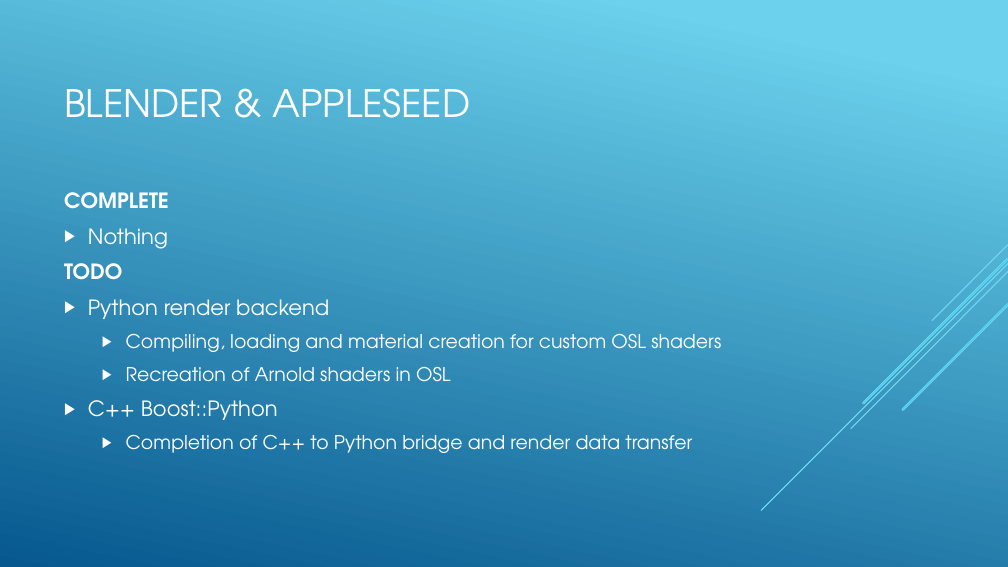
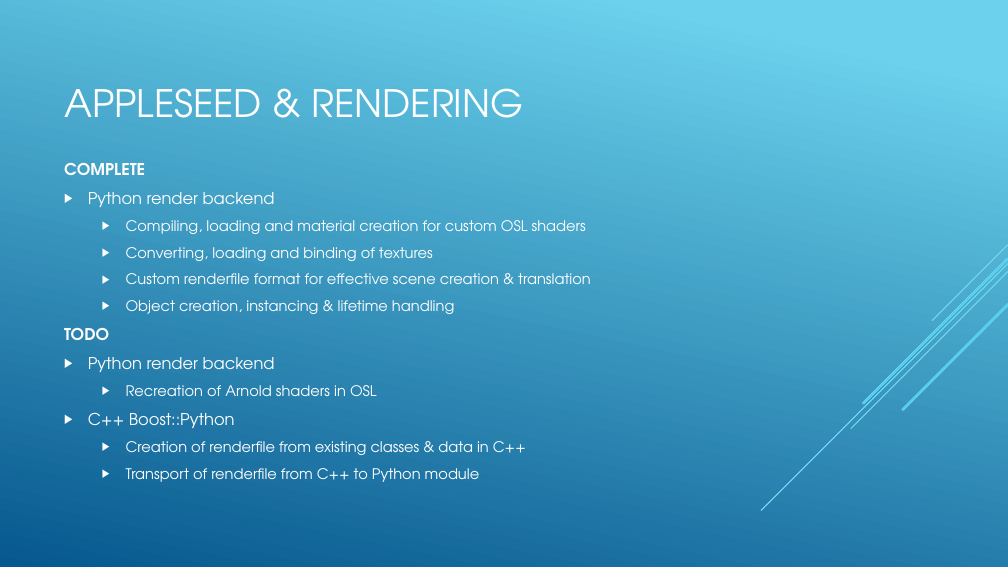
Before and after one commit to dralois/PR-Rendering, a slide deck: slide 2 of doc/Status.pptx. Drawn at 1008x567 pixels with LibreOffice and Linux fonts; fonts in the diff are those of the drawing. Boxes give left, top, right and bottom in pixels: in the first picture for what was removed or moved away, otherwise in the second. Text is boxed around its words. In the diff, an @@ line names an element or a change of style, - is before the commit and + after.

Commit message:
Added texture system & converter & shaders
- Changed renderfile shader format (for textures)
- Added texture manager & texture system to shader translator
- Added closure shaders (effect, diffuse) & texture shader
- Updated shader compiler to not compile every time
- Added texture converter tool
- Added glTF mesh loading (untested)
- Updated various classes accordingly
- Updated renderfile documentation accordingly
- Updated status presentation

```diff
--- a/doc/Status.pptx
+++ b/doc/Status.pptx
@@ title at [64, 88, 524, 118]: text changed @@
-BLENDER & APPLESEED
+APPLESEED & RENDERING
@@ text at [64, 163, 377, 428]: size 20 to 15.5 pt in "COMPLETE", "TODO", "Python render backend", "C++ Boost::Python"; size 18 to 13.9 pt in "Recreation of Arnold shaders in OSL" @@
@@ text at [88, 192, 591, 314]: text changed; size 20 to 13.9 pt @@
-▶ Nothing
+▶ Python render backend
+  ▶ Compiling, loading and material creation for custom OSL shaders
+  ▶ Converting, loading and binding of textures
+  ▶ Custom renderfile format for effective scene creation & translation
+  ▶ Object creation, instancing & lifetime handling
@@ text at [126, 334, 721, 352]: paragraph removed @@
-  ▶ Compiling, loading and material creation for custom OSL shaders
@@ text at [126, 441, 526, 482]: text changed; size 18 to 13.9 pt @@
-  ▶ Completion of C++ to Python bridge and render data transfer
+  ▶ Creation of renderfile from existing classes & data in C++
+  ▶ Transport of renderfile from C++ to Python module
```
Also in this commit, not shown: 1 other slide changed, 20 other files.
